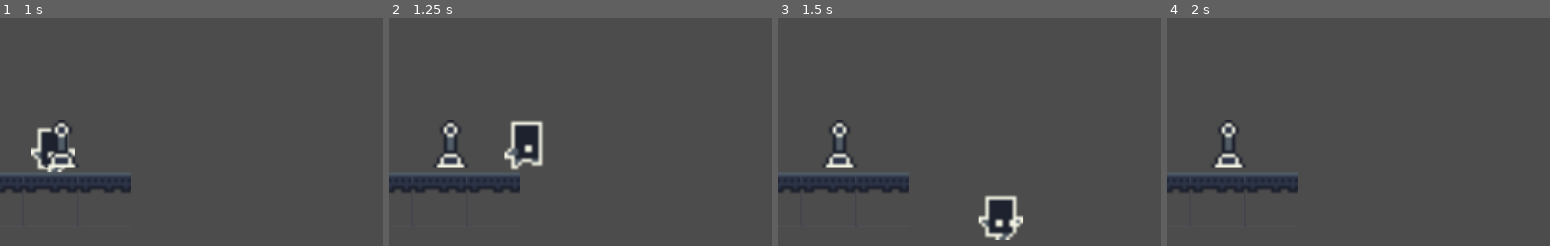
Above: before the commit, frames 1-4 (left to right).
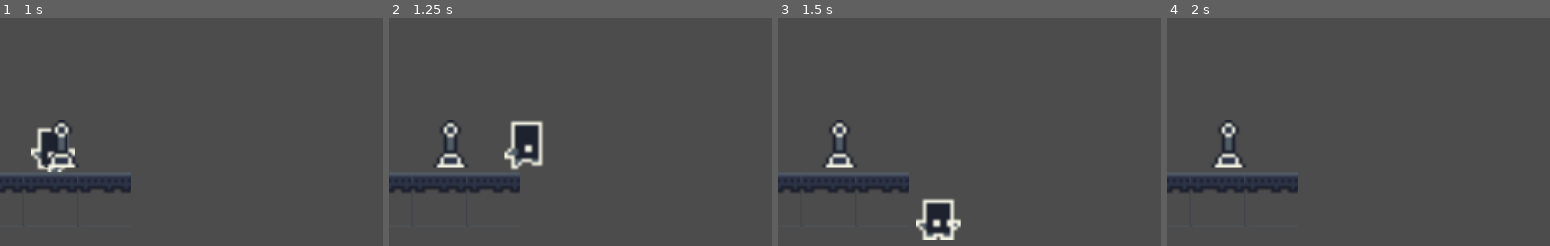
Above: after the commit, the same moments.

Repository: JuanG10/minion3
Game: Godot game, scene res://escenas/niveles/Tutorial_mecanicas_basicas.tscn
Same seed, same stepped clock (60 frames per second), same inputs: the game is played once before the commit and once after it.
Inputs:
- Up to frame 1 (1 s): tap Enter at 0.5 s; hold Right (ui_right) from 0.53 s (still down); tap B (Accionar_palanca) at 0.6 s; tap Up (ui_up) at 0.77 s
- Up to frame 2 (1.25 s): keep holding Right (ui_right)
- Up to frame 3 (1.5 s): keep holding Right (ui_right); tap Space (Impulso) at 1.35 s
- Up to frame 4 (2 s): keep holding Right (ui_right); tap Up (ui_up) at 1.52 s
The pictures show only the part of the screen within x 33-83%, y 50-100%; the shares and areas given below are measured in that part.

Frames 1-2 are identical in both runs. In frame 3, 3.2% of the frame differs, in the area x 36-64%, y 77-98%; in frame 4, nothing differs.

Commit message:
cambios en el impulso

Diff:
--- a/scripts/jugador.gd
+++ b/scripts/jugador.gd
@@ -41,6 +41,7 @@
 			plataforma_de_salto.cambiar_frame()
 			impulso = false
 
+
 func frenar():
 	if int(position.y) * -1 > vel_salto:
 		velocity.y = 100
@@ -49,10 +50,13 @@
 	if Input.is_action_just_pressed("reload"):
 		_delete_old_signs()
 		get_tree().reload_current_scene()
-	if control_switch:
+	if control_switch && is_on_floor():
 		if Input.is_action_pressed('ui_right'): _move_left()
 		if Input.is_action_pressed('ui_left'): _move_right()
 		if _input_release(): player_spr.play("idle")
+	else:
+		$character_col/character_spr.animation = "idle"
+
 
 func _delete_old_signs(): # Para que no queden iconos sueltos al reiniciar.
 	var root = get_tree().get_root()
